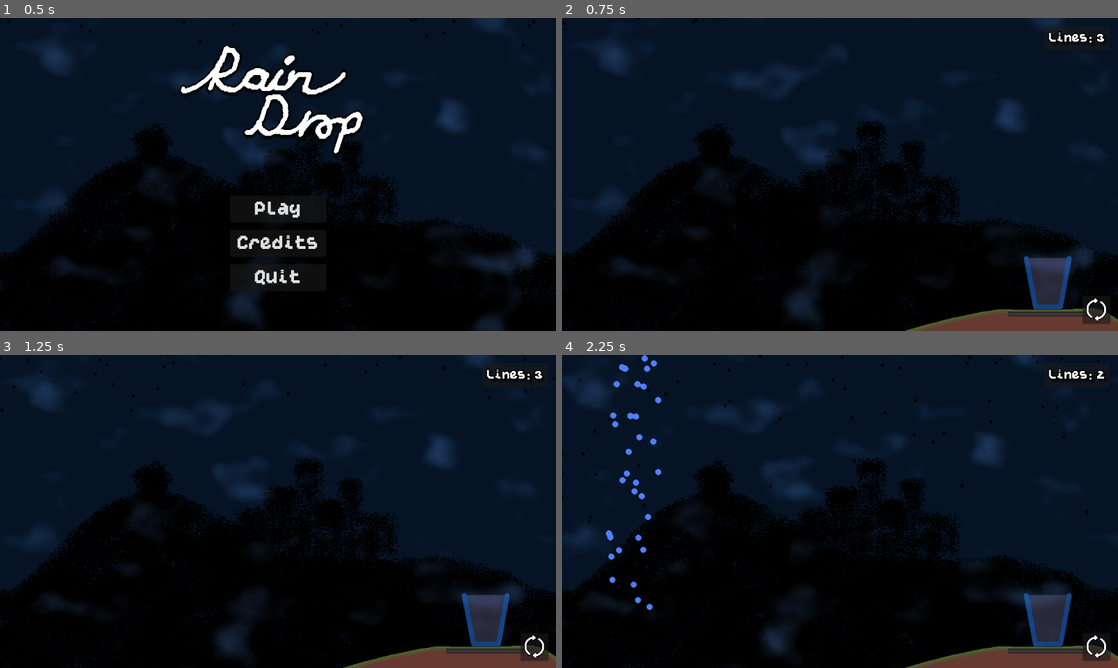
Above: before the commit, frames 1-4 (two rows, left to right).
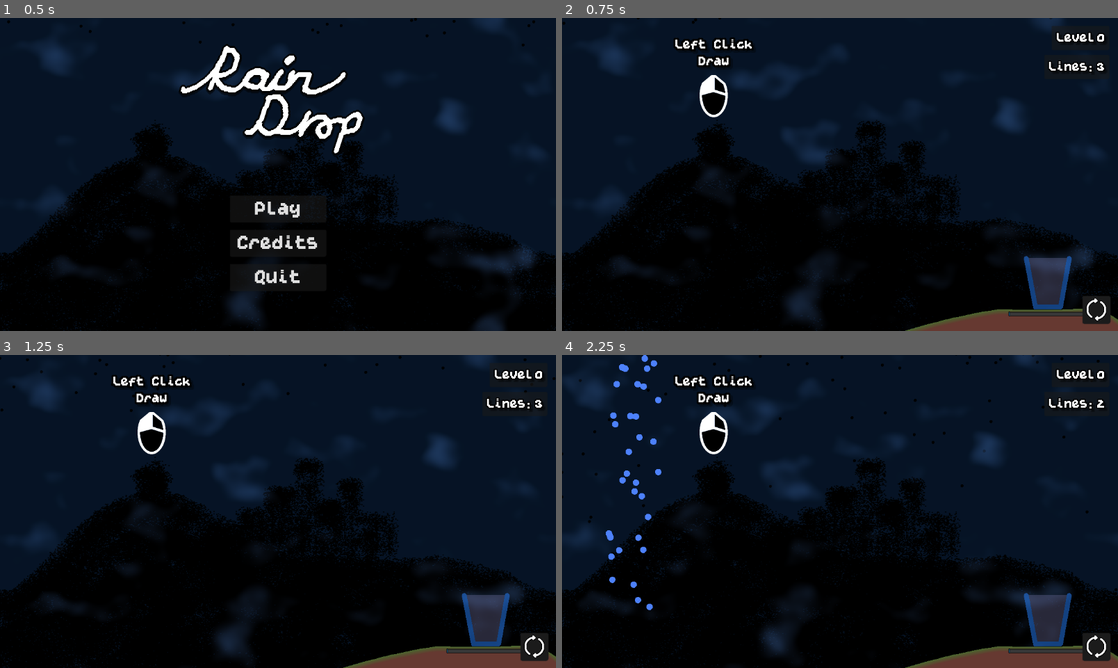
Above: after the commit, the same moments.

Repository: Alkamyst/Flow
Game: Godot game, scene res://title_screen.tscn
Same seed, same stepped clock (60 frames per second), same inputs: the game is played once before the commit and once after it.
Inputs (mouse positions are in pixels of both pictures, inside the frame that each line leads up to):
- Up to frame 1 (0.5 s): no input
- Up to frame 2 (0.75 s): click "Play" at 0.5 s
- Up to frame 3 (1.25 s): no input
- Up to frame 4 (2.25 s): move the mouse to (962, 495) at 1.27 s; press the mouse at (962, 495) at 1.28 s; right-click (962, 495) at 1.55 s; move the mouse to (962, 495) at 2.02 s; release the mouse at (962, 495) at 2.03 s; right-click (962, 495) at 2.1 s

Frame 1 is identical in both runs. In frame 2, 1.7% of the frame differs, in the area x 20-99%, y 2-98%; in frame 3, 1.7%; in frame 4, 1.9%, in the area x 7-99%, y 0-98%.

Commit message:
UI

Diff:
--- a/Global/Level List/level_list.gd
+++ b/Global/Level List/level_list.gd
@@ -11,9 +11,11 @@
 const LEVEL_UP_AND_OVER = "res://Levels/upandover.tscn"
 const LEVEL_SLAM_DUNK = "res://Levels/slamdunk.tscn"
 
+const TITLE_SCREEN = "res://title_screen.tscn"
+
 const LEVEL_ARRAY: Array = [LEVEL1, LEVEL2, LEVEL_HOLE, LEVEL_SLIDE,
 LEVEL_STOP, LEVEL_STOP2, LEVEL_BUILDUP,
-LEVEL_TURN, LEVEL_UP_AND_OVER, LEVEL_SLAM_DUNK]
+LEVEL_TURN, LEVEL_UP_AND_OVER, LEVEL_SLAM_DUNK, TITLE_SCREEN]
 
 func getLevel(num):
 	return LEVEL_ARRAY[num]
--- a/Global/globals.gd
+++ b/Global/globals.gd
@@ -6,3 +6,5 @@
 var cur_level = 0
 
 var reset: bool = false
+var next_level: bool = false
+var paused: bool = false
--- a/Levels/intro.tscn
+++ b/Levels/intro.tscn
@@ -7,6 +7,7 @@
 [ext_resource type="PackedScene" uid="uid://biy5qhi571oct" path="res://Objects/Glass/glass.tscn" id="5_utqd4"]
 [ext_resource type="PackedScene" uid="uid://cj7gp0nfcjj7v" path="res://Objects/Terrain/terrain_path.tscn" id="6_u55on"]
 [ext_resource type="PackedScene" uid="uid://c8m5eop682bob" path="res://Objects/Background/background.tscn" id="7_43tyq"]
+[ext_resource type="PackedScene" uid="uid://dvfjqeas1kql1" path="res://Objects/Mouse/mouse.tscn" id="8_nubpj"]
 
 [sub_resource type="ShaderMaterial" id="ShaderMaterial_fc0e3"]
 
@@ -18,6 +19,9 @@
 point_count = 4
 
 [node name="Game" type="Node2D"]
+
+[node name="Mouse" parent="." instance=ExtResource("8_nubpj")]
+position = Vector2(314, 161)
 
 [node name="WaterPhysics" parent="." instance=ExtResource("1_302sc")]
 material = SubResource("ShaderMaterial_fc0e3")
--- a/Levels/intro2.tscn
+++ b/Levels/intro2.tscn
@@ -7,6 +7,7 @@
 [ext_resource type="PackedScene" uid="uid://biy5qhi571oct" path="res://Objects/Glass/glass.tscn" id="5_0ywmm"]
 [ext_resource type="PackedScene" uid="uid://cj7gp0nfcjj7v" path="res://Objects/Terrain/terrain_path.tscn" id="6_k0lmg"]
 [ext_resource type="PackedScene" uid="uid://c8m5eop682bob" path="res://Objects/Background/background.tscn" id="7_25ma5"]
+[ext_resource type="PackedScene" uid="uid://dvfjqeas1kql1" path="res://Objects/Mouse/mouse.tscn" id="8_wcq00"]
 
 [sub_resource type="ShaderMaterial" id="ShaderMaterial_fc0e3"]
 
@@ -29,7 +30,17 @@
 }
 point_count = 5
 
+[sub_resource type="Curve2D" id="Curve2D_25ma5"]
+_data = {
+"points": PackedVector2Array(-32.803055, -0.9080811, 32.803055, 0.9080811, 495.36505, 477.9576, -3.871168, -16.749052, 3.871168, 16.749052, 561.01587, 497.3799, 30.765598, -3.3296306, -30.765598, 3.3296306, 534.585, 531.5801, 17.318382, 5.145793, -17.318382, -5.145793, 458.70294, 536.22455, -1.0187284, 13.419421, 1.0187284, -13.419421, 425.45123, 504.55774, -26.89443, 1.1098769, 26.89443, -1.1098769, 493.65985, 477.9576)
+}
+point_count = 6
+
 [node name="Game" type="Node2D"]
+
+[node name="Mouse" parent="." instance=ExtResource("8_wcq00")]
+position = Vector2(314, 161)
+mode = 1
 
 [node name="WaterPhysics" parent="." instance=ExtResource("1_eex2w")]
 material = SubResource("ShaderMaterial_fc0e3")
@@ -59,8 +70,13 @@
 curve = SubResource("Curve2D_dj5hn")
 
 [node name="TerrainPath3" parent="." instance=ExtResource("6_k0lmg")]
-position = Vector2(-179, -982)
+position = Vector2(-195, -966)
 scale = Vector2(1.1728724, 2.3684108)
 curve = SubResource("Curve2D_ojro4")
 
+[node name="TerrainPath4" parent="." instance=ExtResource("6_k0lmg")]
+position = Vector2(-235.00002, -734)
+scale = Vector2(1.1728724, 2.3684108)
+curve = SubResource("Curve2D_25ma5")
+
 [node name="Background" parent="." instance=ExtResource("7_25ma5")]
--- a/Levels/slide.tscn
+++ b/Levels/slide.tscn
@@ -47,10 +47,10 @@
 lines = 1
 
 [node name="Glass" parent="." instance=ExtResource("5_g4w76")]
-position = Vector2(1007, 599)
+position = Vector2(917.0399, 602)
 
 [node name="TerrainPath" parent="." instance=ExtResource("6_f4ugn")]
-position = Vector2(-182, -830)
+position = Vector2(-271.96008, -827)
 scale = Vector2(1.1728724, 2.3684108)
 curve = SubResource("Curve2D_ryrav")
 
--- a/Levels/upandover.tscn
+++ b/Levels/upandover.tscn
@@ -33,9 +33,11 @@
 [node name="Game" type="Node2D"]
 
 [node name="WaterPhysics" parent="." instance=ExtResource("1_86e4h")]
+process_mode = 3
 material = SubResource("ShaderMaterial_fc0e3")
 position = Vector2(101, -122)
 particle_texture = ExtResource("2_wlhit")
+max_water_particles = 500
 
 [node name="CanvasLayer" type="CanvasLayer" parent="."]
 
--- /dev/null
+++ b/Not_Water.gdshader
@@ -0,0 +1 @@
+shader_type canvas_item;
--- a/Objects/Background/water_physics_background.gd
+++ b/Objects/Background/water_physics_background.gd
@@ -6,6 +6,7 @@
 var spawn_timer = 0
 @export var spawn_time = 5.0
 var water_particles = []
+var process: bool = true
 
 func create_particle():
 	var ps = PhysicsServer2D
@@ -49,26 +50,27 @@
 	water_particles.append([water_col,water_particle])
 
 func _physics_process(_delta):
-	#add particles while less than max amount set and timer < 0
-	if spawn_timer < 0 and Globals.total_water_particles_background < max_water_particles:
-		create_particle()
-		current_particle_count += 1
-		Globals.total_water_particles_background += 1
-		spawn_timer = spawn_time
-	spawn_timer -= 1
-	#update particle texture position to be at Rigid body position
-	for col in water_particles:
-		var trans = PhysicsServer2D.body_get_state(col[0],PhysicsServer2D.BODY_STATE_TRANSFORM)
-		trans.origin = trans.origin - global_position
-		RenderingServer.canvas_item_set_transform(col[1],trans)
-		#Delete particles if Y position > than 1500. 2D y down is positive
-		if trans.origin.y > 1500:
-			#remove RIDs
-			PhysicsServer2D.free_rid(col[0])
-			RenderingServer.free_rid(col[1])
-			#remove reference
-			water_particles.erase(col)
-			Globals.total_water_particles_background -=1
+	if process:
+		#add particles while less than max amount set and timer < 0
+		if spawn_timer < 0 and Globals.total_water_particles_background < max_water_particles:
+			create_particle()
+			current_particle_count += 1
+			Globals.total_water_particles_background += 1
+			spawn_timer = spawn_time
+		spawn_timer -= 1
+		#update particle texture position to be at Rigid body position
+		for col in water_particles:
+			var trans = PhysicsServer2D.body_get_state(col[0],PhysicsServer2D.BODY_STATE_TRANSFORM)
+			trans.origin = trans.origin - global_position
+			RenderingServer.canvas_item_set_transform(col[1],trans)
+			#Delete particles if Y position > than 1500. 2D y down is positive
+			if trans.origin.y > 1500:
+				#remove RIDs
+				PhysicsServer2D.free_rid(col[0])
+				RenderingServer.free_rid(col[1])
+				#remove reference
+				water_particles.erase(col)
+				Globals.total_water_particles_background -=1
 
 func removeWater():
 	for col in water_particles:
@@ -80,8 +82,9 @@
 		Globals.total_water_particles_background -=1
 
 func _process(_delta):
+	if Globals.paused:
+		process = false
 	if Globals.reset:
 		removeWater()
-		if water_particles.size() <= 0:
-			get_tree().reload_current_scene()
-			Globals.reset = false
+	if Globals.next_level:
+		removeWater()
--- a/Objects/Background/water_physics_background.tscn
+++ b/Objects/Background/water_physics_background.tscn
@@ -1,13 +1,9 @@
-[gd_scene load_steps=3 format=3 uid="uid://dh5dpkq0c76ns"]
+[gd_scene load_steps=2 format=3 uid="uid://dh5dpkq0c76ns"]
 
 [ext_resource type="Script" uid="uid://cpx8mlb2cc34h" path="res://Objects/Background/water_physics_background.gd" id="1_f501n"]
-[ext_resource type="Script" uid="uid://xhyd4iacbabt" path="res://remove_water.gd" id="2_3oou3"]
 
 [node name="WaterPhysics" type="Node2D"]
+process_mode = 3
 z_index = -1
 script = ExtResource("1_f501n")
 spawn_time = 2.0
-
-[node name="RemoveWater" type="Node" parent="."]
-process_mode = 2
-script = ExtResource("2_3oou3")
--- a/Objects/Glass/area_2d.gd
+++ b/Objects/Glass/area_2d.gd
@@ -15,6 +15,7 @@
 # Called every frame. 'delta' is the elapsed time since the previous frame.
 func _process(_delta):
 	if overlapNum >= OVERLAP_NEEDED:
+		Globals.paused = true
 		get_tree().paused = true
 		var new_menu = MENU.instantiate()
 		get_tree().current_scene.add_child(new_menu)
--- /dev/null
+++ b/Objects/Glass/glass.gd
@@ -0,0 +1,13 @@
+extends StaticBody2D
+
+@onready var Bar: ProgressBar = $ProgressBar
+
+# Called when the node enters the scene tree for the first time.
+func _ready():
+	Bar.position.x = position.x - 82
+	Bar.position.y = position.y + 9
+
+
+# Called every frame. 'delta' is the elapsed time since the previous frame.
+func _process(delta):
+	pass
--- a/Objects/Glass/glass.tscn
+++ b/Objects/Glass/glass.tscn
@@ -18,7 +18,7 @@
 corner_radius_bottom_left = 2
 
 [sub_resource type="StyleBoxFlat" id="StyleBoxFlat_vmq1h"]
-bg_color = Color(1.347661e-06, 0.6447382, 0.9172544, 1)
+bg_color = Color(0.15155804, 0.58138674, 0.8358115, 1)
 border_width_left = 1
 border_width_top = 1
 border_width_right = 1
--- a/Objects/Line Adder/line_adder.tscn
+++ b/Objects/Line Adder/line_adder.tscn
@@ -1,26 +1,82 @@
-[gd_scene load_steps=5 format=3 uid="uid://dkwteo8ur3mwy"]
+[gd_scene load_steps=8 format=3 uid="uid://dkwteo8ur3mwy"]
 
 [ext_resource type="Script" uid="uid://b205hitcvum0g" path="res://line_adder.gd" id="1_njg4o"]
 [ext_resource type="LabelSettings" uid="uid://f7dam1q7hc1i" path="res://Fonts/Lines.tres" id="2_74cim"]
 [ext_resource type="PackedScene" uid="uid://dm6qi2ixxck50" path="res://Objects/Transition/transition.tscn" id="3_0bw7j"]
+[ext_resource type="StyleBox" uid="uid://cvbx7pq1opker" path="res://Objects/Line Adder/reset.tres" id="3_k2qwi"]
 [ext_resource type="Texture2D" uid="uid://dcqfas5ynq3y5" path="res://Sprites/Reset/Reset.png" id="3_yc4s0"]
+
+[sub_resource type="StyleBoxFlat" id="StyleBoxFlat_k2qwi"]
+content_margin_left = 4.0
+bg_color = Color(0.10747983, 0.107479684, 0.10747974, 1)
+corner_radius_top_left = 4
+corner_radius_top_right = 4
+corner_radius_bottom_right = 4
+corner_radius_bottom_left = 4
+
+[sub_resource type="StyleBoxFlat" id="StyleBoxFlat_fiq5r"]
+content_margin_left = 4.0
+bg_color = Color(0.103743516, 0.103743546, 0.10374347, 1)
+corner_radius_top_left = 4
+corner_radius_top_right = 4
+corner_radius_bottom_right = 4
+corner_radius_bottom_left = 4
 
 [node name="LineAdder" type="Node2D"]
 script = ExtResource("1_njg4o")
 
 [node name="CanvasLayer" type="CanvasLayer" parent="."]
 
+[node name="LevelPanel" type="Panel" parent="CanvasLayer"]
+anchors_preset = 1
+anchor_left = 1.0
+anchor_right = 1.0
+offset_left = -138.0
+offset_top = 16.0
+offset_right = -18.0
+offset_bottom = 66.0
+grow_horizontal = 0
+
+[node name="HBoxContainer" type="HBoxContainer" parent="CanvasLayer/LevelPanel"]
+texture_filter = 2
+layout_mode = 1
+anchors_preset = 8
+anchor_left = 0.5
+anchor_top = 0.5
+anchor_right = 0.5
+anchor_bottom = 0.5
+offset_left = -65.0
+offset_top = -32.0
+offset_right = 51.0
+offset_bottom = 32.0
+grow_horizontal = 2
+grow_vertical = 2
+alignment = 2
+
+[node name="Label" type="Label" parent="CanvasLayer/LevelPanel/HBoxContainer"]
+texture_filter = 2
+layout_mode = 2
+text = "Level"
+label_settings = ExtResource("2_74cim")
+
+[node name="NumLabel" type="Label" parent="CanvasLayer/LevelPanel/HBoxContainer"]
+texture_filter = 2
+layout_mode = 2
+text = "3"
+label_settings = ExtResource("2_74cim")
+
 [node name="Panel" type="Panel" parent="CanvasLayer"]
 anchors_preset = 1
 anchor_left = 1.0
 anchor_right = 1.0
 offset_left = -153.0
-offset_top = 16.0
+offset_top = 76.0
 offset_right = -18.0
-offset_bottom = 66.0
+offset_bottom = 126.0
 grow_horizontal = 0
 
 [node name="HBoxContainer" type="HBoxContainer" parent="CanvasLayer/Panel"]
+texture_filter = 2
 layout_mode = 1
 anchors_preset = 8
 anchor_left = 0.5
@@ -33,13 +89,16 @@
 offset_bottom = 32.0
 grow_horizontal = 2
 grow_vertical = 2
+alignment = 2
 
 [node name="Label" type="Label" parent="CanvasLayer/Panel/HBoxContainer"]
+texture_filter = 2
 layout_mode = 2
 text = "Lines:"
 label_settings = ExtResource("2_74cim")
 
 [node name="NumLabel" type="Label" parent="CanvasLayer/Panel/HBoxContainer"]
+texture_filter = 2
 layout_mode = 2
 text = "3"
 label_settings = ExtResource("2_74cim")
@@ -57,6 +116,9 @@
 offset_bottom = -15.0
 grow_horizontal = 0
 grow_vertical = 0
+theme_override_styles/normal = SubResource("StyleBoxFlat_k2qwi")
+theme_override_styles/pressed = SubResource("StyleBoxFlat_fiq5r")
+theme_override_styles/hover = ExtResource("3_k2qwi")
 icon = ExtResource("3_yc4s0")
 
 [node name="Transition" parent="." instance=ExtResource("3_0bw7j")]
--- /dev/null
+++ b/Objects/Line Adder/reset.tres
@@ -0,0 +1,9 @@
+[gd_resource type="StyleBoxFlat" format=3 uid="uid://cvbx7pq1opker"]
+
+[resource]
+content_margin_left = 4.0
+bg_color = Color(0.17641911, 0.17641908, 0.17641908, 1)
+corner_radius_top_left = 4
+corner_radius_top_right = 4
+corner_radius_bottom_right = 4
+corner_radius_bottom_left = 4
--- /dev/null
+++ b/Objects/Mouse/mouse.gd
@@ -0,0 +1,13 @@
+extends Node2D
+
+@export_enum("Draw", "Erase") var mode: int = 0
+
+# Called when the node enters the scene tree for the first time.
+func _ready():
+	if mode == 0:
+		$Draw.visible = true
+		$Erase.visible = false
+	elif mode == 1:
+		$Sprite2D.flip_h = true
+		$Draw.visible = false
+		$Erase.visible = true
--- /dev/null
+++ b/Objects/Mouse/mouse.tscn
@@ -0,0 +1,55 @@
+[gd_scene load_steps=6 format=3 uid="uid://dvfjqeas1kql1"]
+
+[ext_resource type="Texture2D" uid="uid://c0cip0okcmpqd" path="res://Sprites/Mouse/Mouse.png" id="1_30ush"]
+[ext_resource type="Script" uid="uid://b0ed75mh6qrog" path="res://Objects/Mouse/mouse.gd" id="1_ui0pq"]
+[ext_resource type="FontFile" uid="uid://ulnndspn78qi" path="res://Fonts/Awesome 9.ttf" id="3_ui0pq"]
+
+[sub_resource type="LabelSettings" id="LabelSettings_tcsmd"]
+font = ExtResource("3_ui0pq")
+font_size = 32
+outline_size = 16
+outline_color = Color(0, 0, 0, 1)
+shadow_size = 16
+shadow_color = Color(0, 0, 0, 0.30588236)
+shadow_offset = Vector2(5, 5)
+
+[sub_resource type="LabelSettings" id="LabelSettings_j2lii"]
+font = ExtResource("3_ui0pq")
+font_size = 32
+outline_size = 16
+outline_color = Color(0, 0, 0, 1)
+shadow_size = 16
+shadow_color = Color(0, 0, 0, 0.30588236)
+shadow_offset = Vector2(5, 5)
+
+[node name="Mouse" type="Node2D"]
+z_index = 5
+texture_filter = 2
+script = ExtResource("1_ui0pq")
+
+[node name="Sprite2D" type="Sprite2D" parent="."]
+scale = Vector2(0.5, 0.5)
+texture = ExtResource("1_30ush")
+
+[node name="Draw" type="Label" parent="."]
+texture_filter = 1
+offset_left = -159.0
+offset_top = -122.0
+offset_right = 161.0
+offset_bottom = 9.0
+text = "Left Click
+Draw"
+label_settings = SubResource("LabelSettings_tcsmd")
+horizontal_alignment = 1
+
+[node name="Erase" type="Label" parent="."]
+visible = false
+texture_filter = 1
+offset_left = -175.0
+offset_top = -122.0
+offset_right = 177.0
+offset_bottom = 9.0
+text = "Right Click
+Erase"
+label_settings = SubResource("LabelSettings_j2lii")
+horizontal_alignment = 1
--- a/UI/Level Complete Menu/level_complete_menu.gd
+++ b/UI/Level Complete Menu/level_complete_menu.gd
@@ -3,16 +3,4 @@
 const TRANSITION_TIME = 0.1
 
 func _on_next_level_button_button_down():
-	Globals.cur_level += 1
-
-	var next_level_file = LevelList.getLevel(Globals.cur_level)
-
-	"""
-	var tween = create_tween()
-	tween.tween_interval(TRANSITION_TIME)
-	tween.tween_callback(
-		get_tree().change_scene_to_file.bind(next_level_file)
-	)
-	"""
-
-	get_tree().change_scene_to_file(next_level_file)
+	Globals.next_level = true
--- a/WaterPhysics.gd
+++ b/WaterPhysics.gd
@@ -6,6 +6,7 @@
 var spawn_timer = 0
 @export var spawn_time = 5.0
 var water_particles = []
+var process: bool = true
 
 func create_particle():
 	var ps = PhysicsServer2D
@@ -49,26 +50,27 @@
 	water_particles.append([water_col,water_particle])
 
 func _physics_process(_delta):
-	#add particles while less than max amount set and timer < 0
-	if spawn_timer < 0 and Globals.total_water_particles < max_water_particles:
-		create_particle()
-		current_particle_count += 1
-		Globals.total_water_particles += 1
-		spawn_timer = spawn_time
-	spawn_timer -= 1
-	#update particle texture position to be at Rigid body position
-	for col in water_particles:
-		var trans = PhysicsServer2D.body_get_state(col[0],PhysicsServer2D.BODY_STATE_TRANSFORM)
-		trans.origin = trans.origin - global_position
-		RenderingServer.canvas_item_set_transform(col[1],trans)
-		#Delete particles if Y position > than 1500. 2D y down is positive
-		if trans.origin.y > 1500:
-			#remove RIDs
-			PhysicsServer2D.free_rid(col[0])
-			RenderingServer.free_rid(col[1])
-			#remove reference
-			water_particles.erase(col)
-			Globals.total_water_particles -=1
+	if process:
+		#add particles while less than max amount set and timer < 0
+		if spawn_timer < 0 and Globals.total_water_particles < max_water_particles:
+			create_particle()
+			current_particle_count += 1
+			Globals.total_water_particles += 1
+			spawn_timer = spawn_time
+		spawn_timer -= 1
+		#update particle texture position to be at Rigid body position
+		for col in water_particles:
+			var trans = PhysicsServer2D.body_get_state(col[0],PhysicsServer2D.BODY_STATE_TRANSFORM)
+			trans.origin = trans.origin - global_position
+			RenderingServer.canvas_item_set_transform(col[1],trans)
+			#Delete particles if Y position > than 1500. 2D y down is positive
+			if trans.origin.y > 1500:
+				#remove RIDs
+				PhysicsServer2D.free_rid(col[0])
+				RenderingServer.free_rid(col[1])
+				#remove reference
+				water_particles.erase(col)
+				Globals.total_water_particles -=1
 
 func removeWater():
 	for col in water_particles:
@@ -80,8 +82,30 @@
 		Globals.total_water_particles -=1
 
 func _process(_delta):
+	if Globals.paused:
+		process = false
 	if Globals.reset:
 		removeWater()
 		if water_particles.size() <= 0:
 			get_tree().reload_current_scene()
 			Globals.reset = false
+	if Globals.next_level:
+		removeWater()
+		if water_particles.size() <= 0:
+			Globals.cur_level += 1
+
+			var next_level_file = LevelList.getLevel(Globals.cur_level)
+
+			"""
+			var tween = create_tween()
+			tween.tween_interval(TRANSITION_TIME)
+			tween.tween_callback(
+				get_tree().change_scene_to_file.bind(next_level_file)
+			)
+			"""
+
+			Globals.paused = false
+			Globals.next_level = false
+			get_tree().paused = false
+
+			get_tree().change_scene_to_file(next_level_file)
--- a/Water_Color.tscn
+++ b/Water_Color.tscn
@@ -5,10 +5,9 @@
 [sub_resource type="ShaderMaterial" id="ShaderMaterial_2xuul"]
 shader = ExtResource("1")
 shader_parameter/water_speed = 0.0999999977648
-shader_parameter/color_detect_threshold = 0.3
+shader_parameter/color_detect_threshold = 0.25
 shader_parameter/water_dev_color = Color(1, 0, 1, 1)
 shader_parameter/water_color = Color(0.3019608, 0.5058824, 0.9843137, 1)
-shader_parameter/bubble_color = Color(0.3447817, 0.67875683, 1.5, 1)
 
 [node name="Water_Color" type="ColorRect"]
 z_index = -1
--- a/Water_View_Shader.gdshader
+++ b/Water_View_Shader.gdshader
@@ -6,7 +6,6 @@
 //suggest color code: ff00ff
 uniform vec4 water_dev_color: source_color;
 uniform vec4 water_color:source_color = vec4(0,0,1,1);
-uniform vec4 bubble_color:source_color = vec4(0,0,1.5,1);
 uniform sampler2D SCREEN_TEXTURE : hint_screen_texture, filter_linear_mipmap;
 
 void fragment(){
@@ -16,24 +15,17 @@
 	//move water around
 	suv.x += sin(TIME) * water_speed;
 	suv.y -= cos(TIME) * water_speed;
-	//move bubble upward and sway left to right
-	buv.x -= sin(TIME)*0.2 * water_speed;
-	buv.y -= TIME * water_speed;
 	//2 references to noise texture
 	vec4 n = texture(noise,suv).rgba;
 	vec4 bn = texture(noise,buv).rgba;
-	//remove most of the noise from bubble noise texture
-	bn = smoothstep(0.35,0.83,bn);
 	//get a blurred version of the screen texture
 	vec4 screen_tex = textureLod(SCREEN_TEXTURE,SCREEN_UV,1.5).rgba;
 	vec4 particle_color;
-	vec4 bubble;
 	//check if the color is pink i.e ff00ff
 	//if it is set it to the new color else set it to transparent
 	if(step(color_detect_threshold,screen_tex) == water_dev_color){
 
 		particle_color = n*water_color;
-		bubble = bn*bubble_color;
 		//add bubble if noise.red channel greater than 0.5
 		//if(bn.r>0.50){
 		//	particle_color = particle_color + bubble;
--- a/line_adder.gd
+++ b/line_adder.gd
@@ -6,6 +6,7 @@
 var lineArray: Array = []
 var linesPlaced: int = 0
 @onready var numLabel: Label = $CanvasLayer/Panel/HBoxContainer/NumLabel
+@onready var levelNumLabel: Label = $CanvasLayer/LevelPanel/HBoxContainer/NumLabel
 
 var canClick: bool = false
 
@@ -35,6 +36,8 @@
 
 	numLabel.text = str(lines - linesPlaced)
 
+	levelNumLabel.text = str(Globals.cur_level)
+
 	canClick = true
 
 	if Input.is_action_just_pressed("Reset"):
--- a/water_physics.tscn
+++ b/water_physics.tscn
@@ -1,12 +1,7 @@
-[gd_scene load_steps=3 format=3 uid="uid://b0jw83q1iis5l"]
+[gd_scene load_steps=2 format=3 uid="uid://b0jw83q1iis5l"]
 
 [ext_resource type="Script" uid="uid://ba6yrkm3w7vcy" path="res://WaterPhysics.gd" id="1_o3x23"]
-[ext_resource type="Script" uid="uid://xhyd4iacbabt" path="res://remove_water.gd" id="2_61ljo"]
 
 [node name="WaterPhysics" type="Node2D"]
-z_index = -1
+process_mode = 3
 script = ExtResource("1_o3x23")
-
-[node name="RemoveWater" type="Node" parent="."]
-process_mode = 2
-script = ExtResource("2_61ljo")
Not shown: 1 places in Levels/intro.tscn that only renumber resources
Not shown: 1 places in Levels/intro2.tscn that only renumber resources
Not shown, added: Not_Water.gdshader.uid
Not shown, added: Objects/Glass/glass.gd.uid
Not shown, added: Objects/Mouse/mouse.gd.uid
Binary file added: Sprites/Mouse/Mouse.aseprite
Binary file added: Sprites/Mouse/Mouse.png
Not shown, added: Sprites/Mouse/Mouse.png.import
